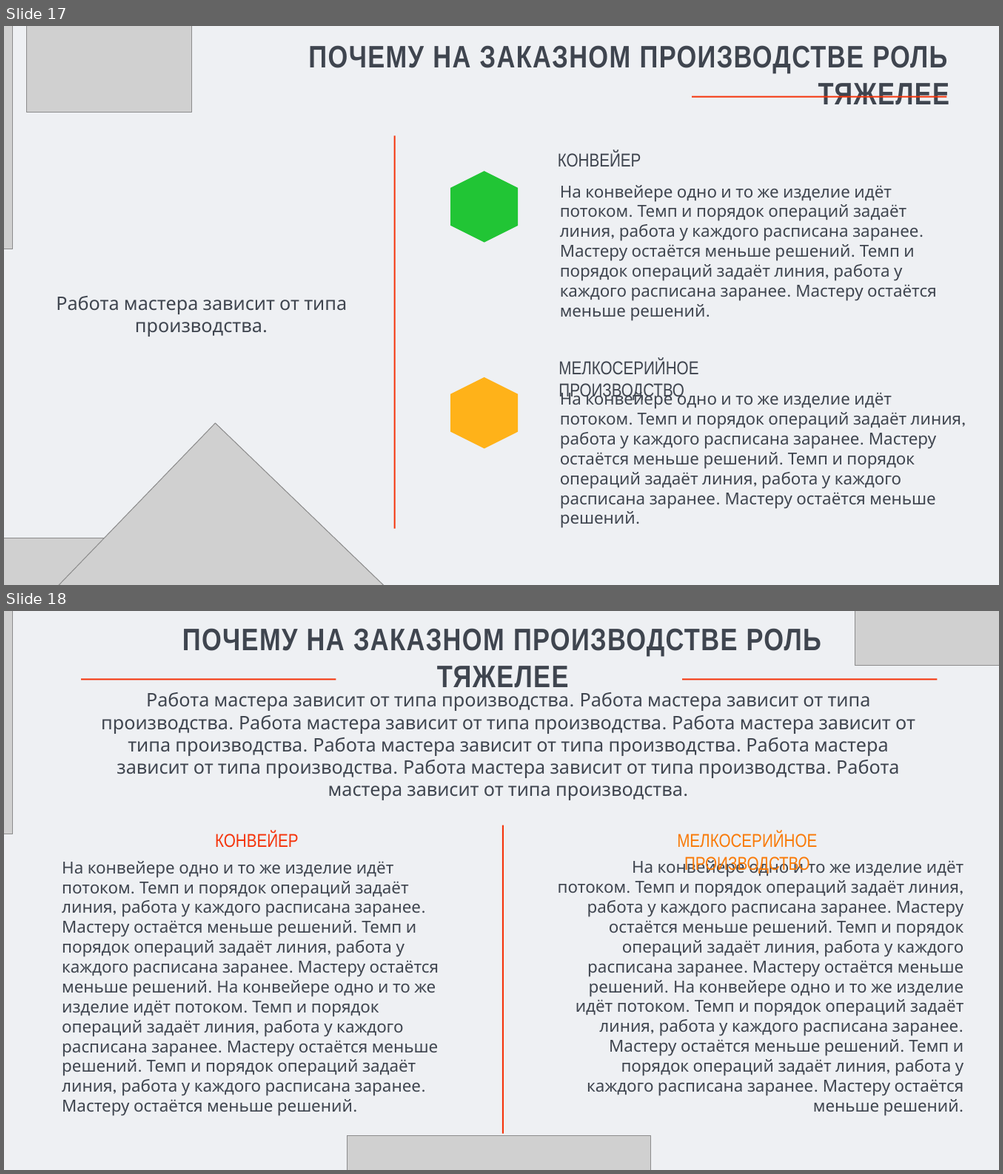
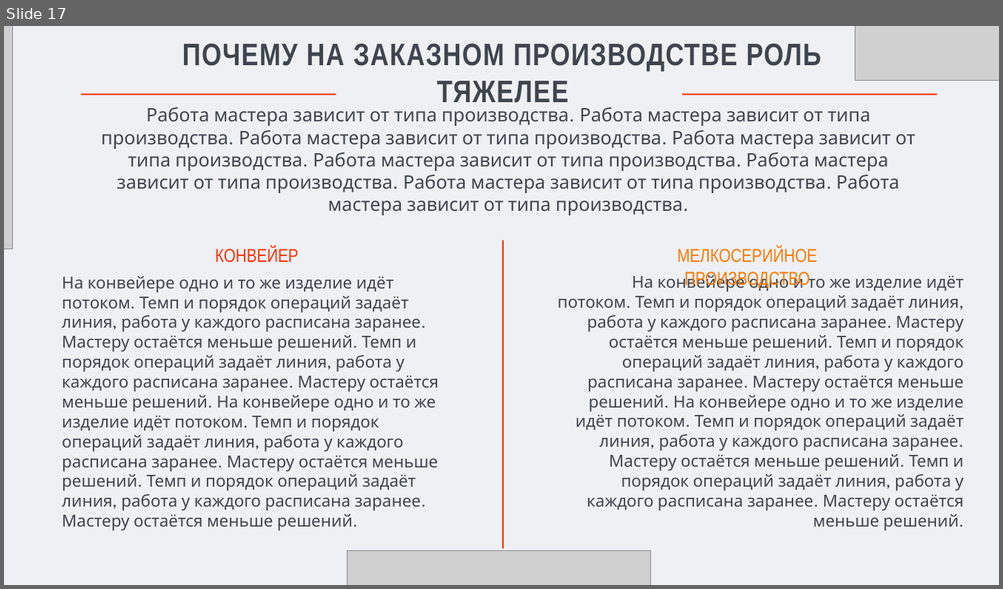
Before and after one commit to nastyasud526/text-to-slides, a slide deck: Производство дизайн шаблон — именованные поля.pptx. Shown one above the other, each under a label of ours: slides 17 and 18 before the commit, slide 17 after it. The pictures are 1003x1174 and 1003x589 pixels, drawn with LibreOffice and Linux fonts; fonts in the diff are those of the drawing; grey boxes stand for pictures; background and template pictures are left out. Boxes give left, top, right and bottom in pixels: in the first picture for what was removed or moved away, otherwise in the second. Text is boxed around its words. In the diff, an @@ line names an element or a change of style, - is before the commit and + after.

```diff
--- a/Производство дизайн шаблон — именованные поля.pptx
+++ b/Производство дизайн шаблон — именованные поля.pptx
@@ slide 17 removed at (4,26,999,585), background #EEF0F3 @@
@@ picture removed at (4,26,12,249) @@
@@ picture removed at (26,26,191,113) @@
@@ text removed at (308,45,950,105) @@
-ПОЧЕМУ НА ЗАКАЗНОМ ПРОИЗВОДСТВЕ РОЛЬ ТЯЖЕЛЕЕ
@@ line removed from (692, 97) to (946, 97) @@
@@ line removed from (394, 136) to (394, 529) @@
@@ text removed at (558,151,641,167) @@
-КОНВЕЙЕР
@@ hexagon removed at (451,171,518,242) @@
@@ text removed at (560,185,936,321) @@
-На конвейере одно и то же изделие идёт потоком. Темп и порядок операций задаёт линия, работа у каждого расписана заранее. Мастеру остаётся меньше решений. Темп и порядок операций задаёт линия, работа у каждого расписана заранее. Мастеру остаётся меньше решений.
@@ title removed at (56,296,347,337) @@
-Работа мастера зависит от типа производства.
@@ hexagon removed at (451,378,518,449) @@
@@ text removed at (558,359,698,402) @@
-МЕЛКОСЕРИЙНОЕ ПРОИЗВОДСТВО
@@ text removed at (560,390,962,528) @@
-На конвейере одно и то же изделие идёт потоком. Темп и порядок операций задаёт линия, работа у каждого расписана заранее. Мастеру остаётся меньше решений. Темп и порядок операций задаёт линия, работа у каждого расписана заранее. Мастеру остаётся меньше решений.
@@ picture removed at (7,423,431,585) @@
@@ picture removed at (4,539,274,585) @@
@@ what was slide 18 is now slide 17 @@
```
Also in this commit, not shown: 2 other slides removed, 27 other files.
